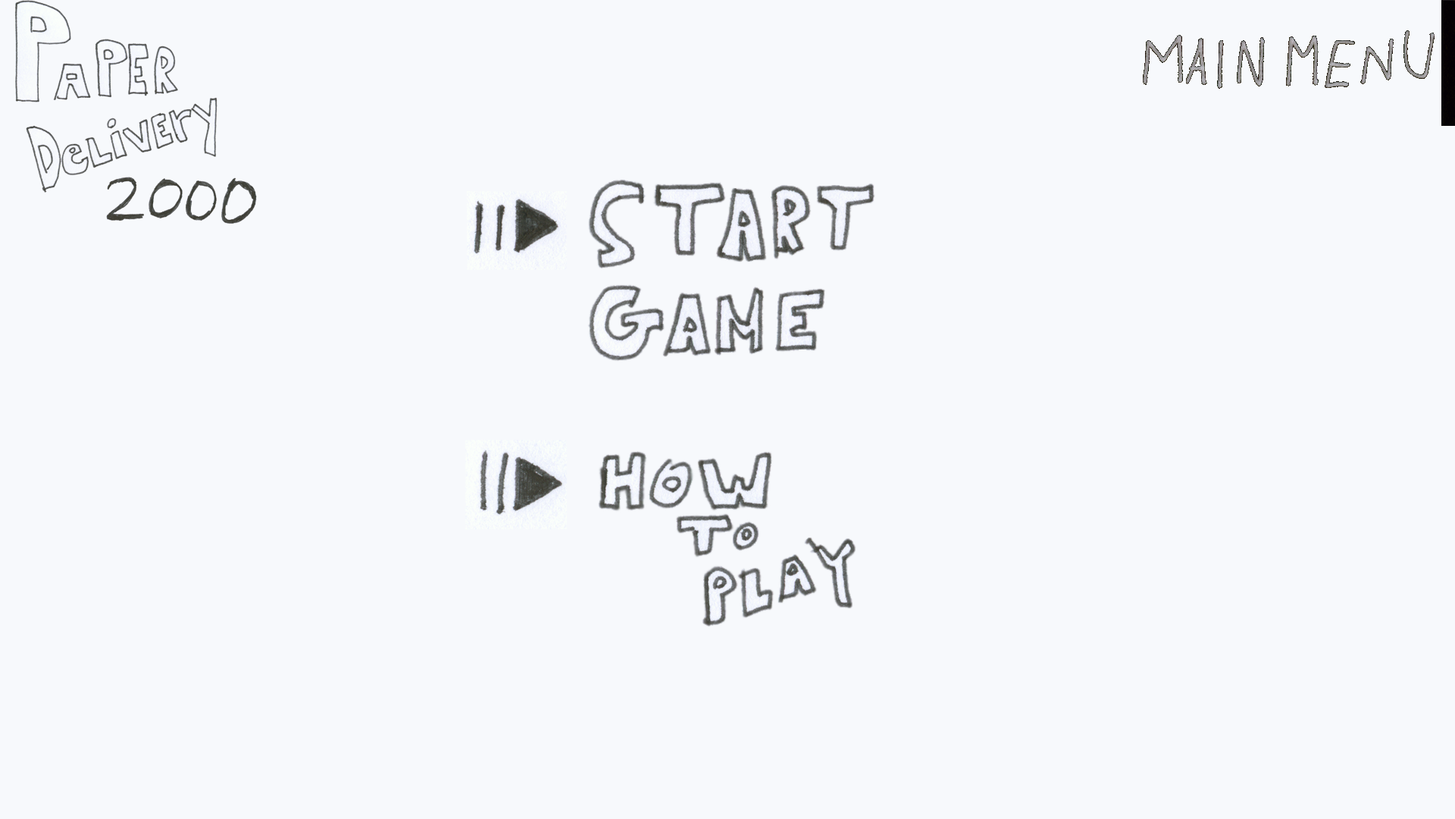
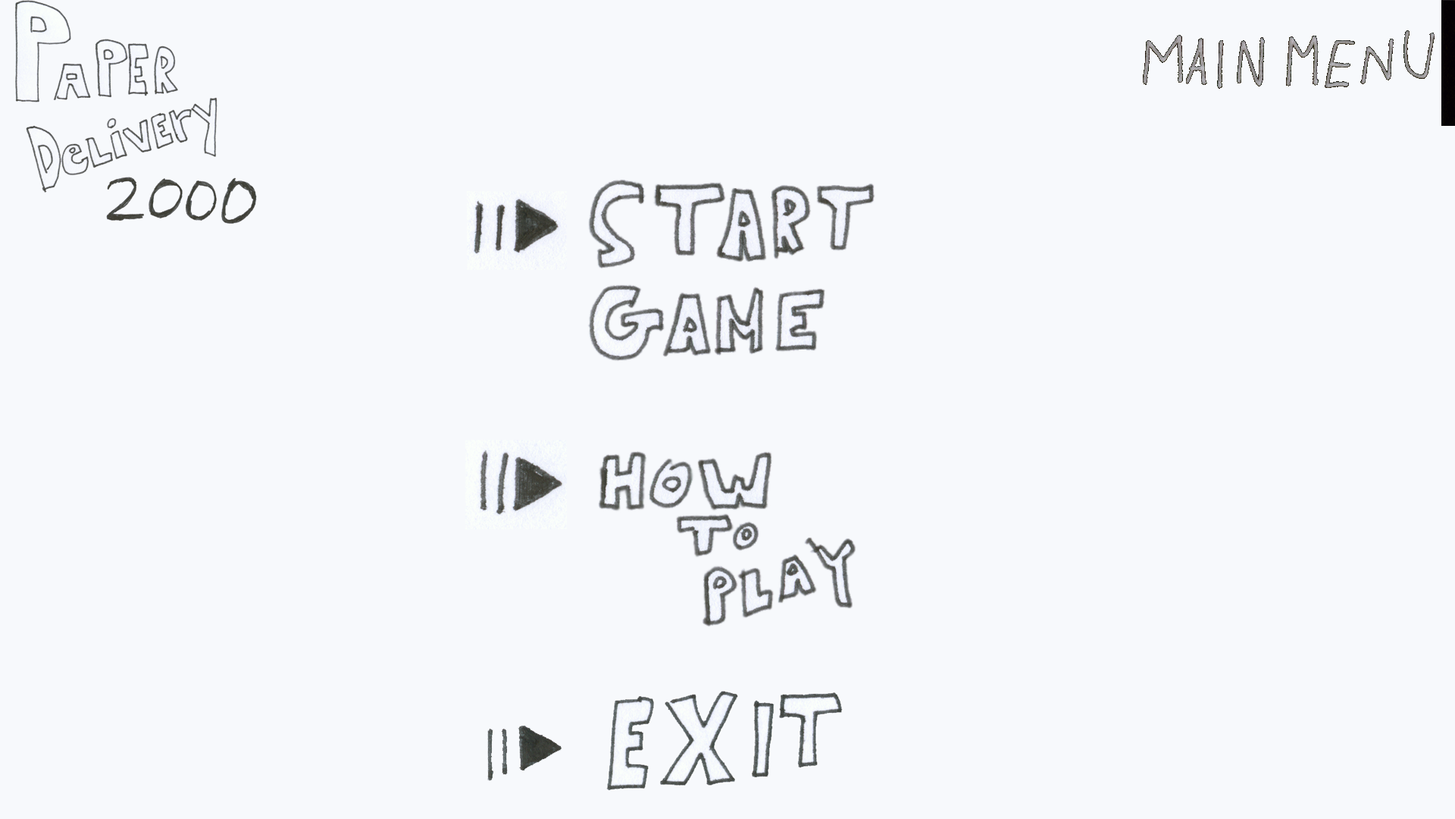
Layer changes from the first 1455 × 819 image to the second:
added layer "Layer 11" above "Layer 12" over [487, 689, 844, 790]
added layer "Layer 12" above "Background" over [606, 689, 844, 790]
